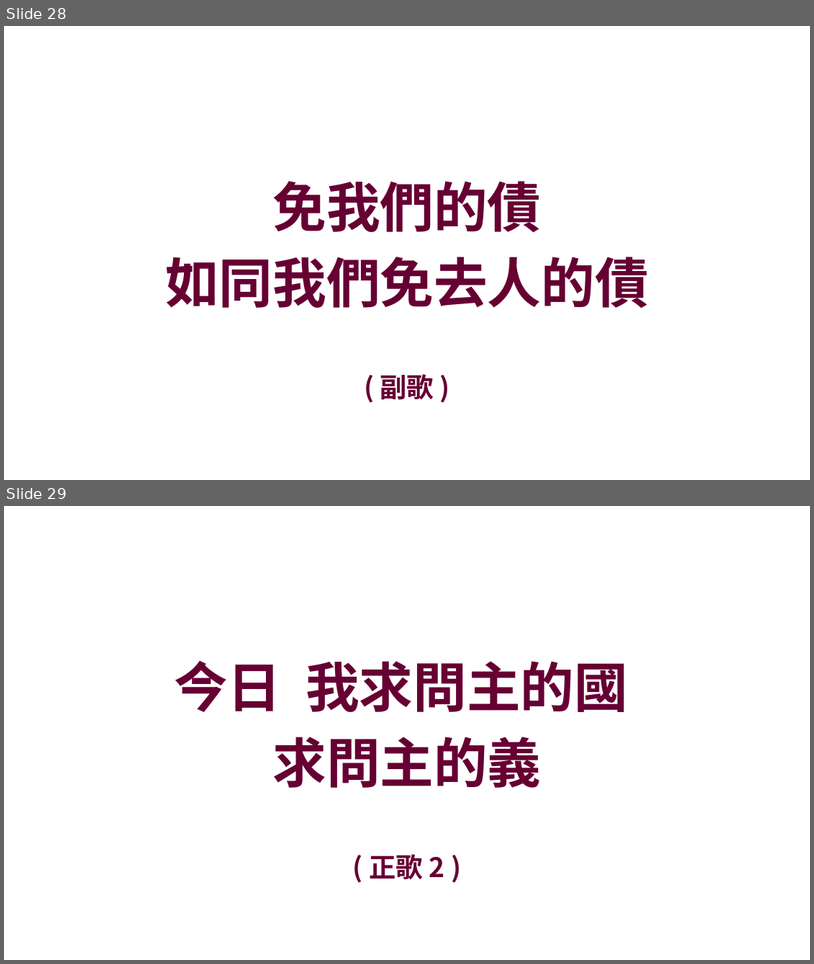
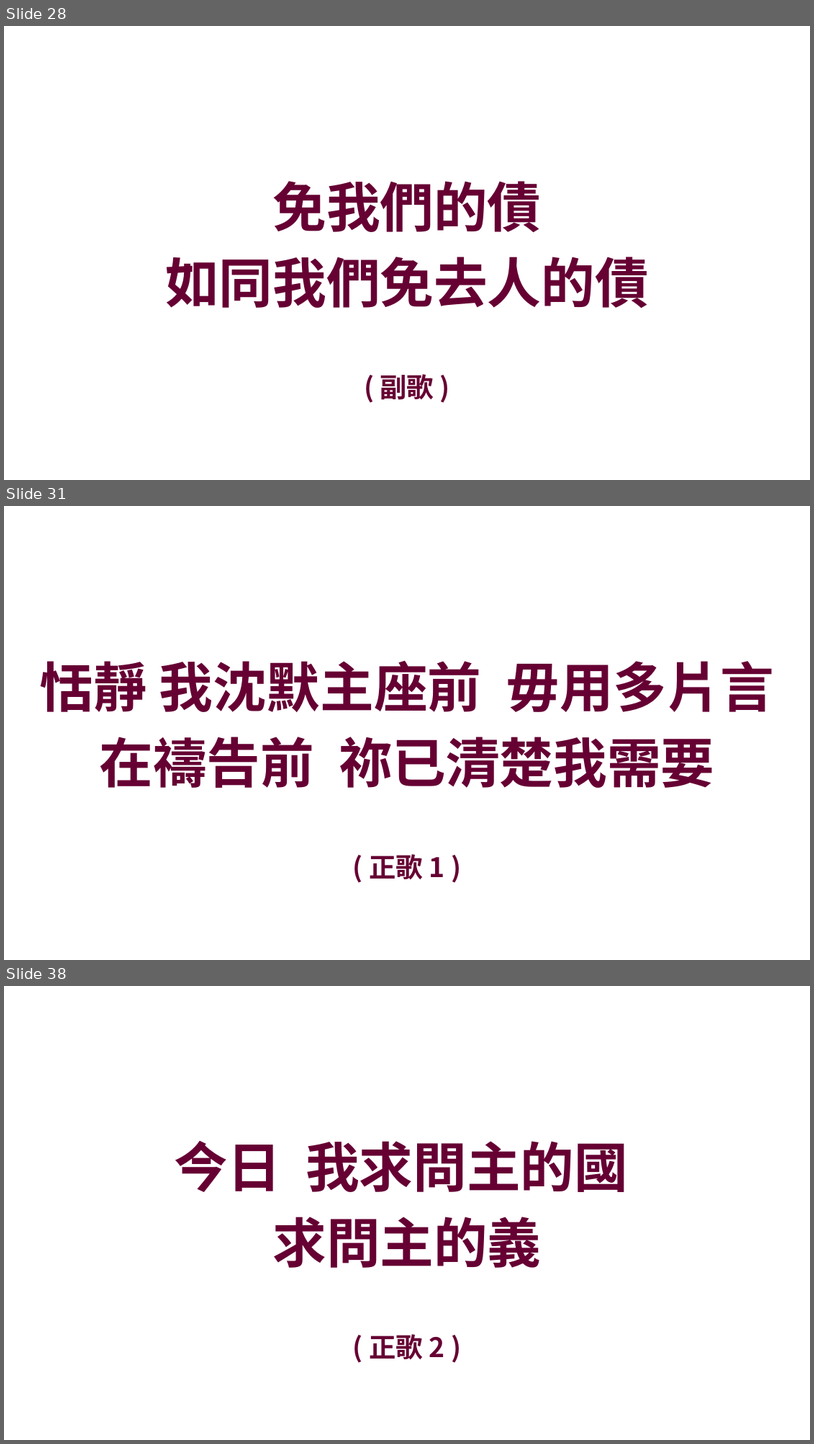
Before and after one commit to batisuoc/prayermeeting, a slide deck: 2024/5月/09-05-2024.pptx. Shown one above the other, each under a label of ours: slides 28 and 29 before the commit, slides 28, 31 and 38 after it; the slides between them are not shown. The pictures are 814x964 and 814x1444 pixels, drawn with LibreOffice and Linux fonts; fonts in the diff are those of the drawing; background and template pictures are left out. Boxes give left, top, right and bottom in pixels: in the first picture for what was removed or moved away, otherwise in the second. Text is boxed around its words. In the diff, an @@ line names an element or a change of style, - is before the commit and + after.

```diff
--- a/2024/5月/09-05-2024.pptx
+++ b/2024/5月/09-05-2024.pptx
@@ slide 31 added at [4, 506, 810, 960], background picture (left out) @@
@@ text added at [40, 660, 774, 788], 64 pt, text #660033, bold @@
+恬靜 我沈默主座前 毋用多片言
+在禱告前 祢已清楚我需要
@@ text added at [369, 854, 445, 879], 32 pt, text #660033, bold @@
+( 正歌 1 )
@@ what was slide 29 is now slide 38 @@
```
Also in this commit, not shown: 8 other slides added.
